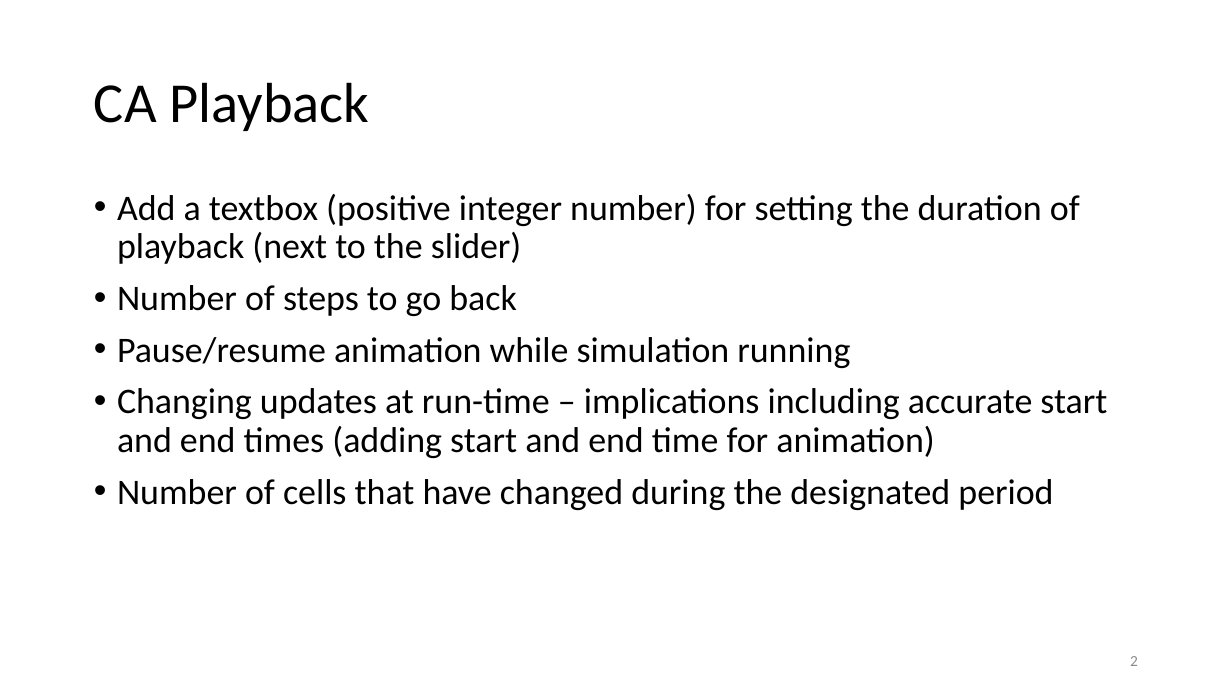
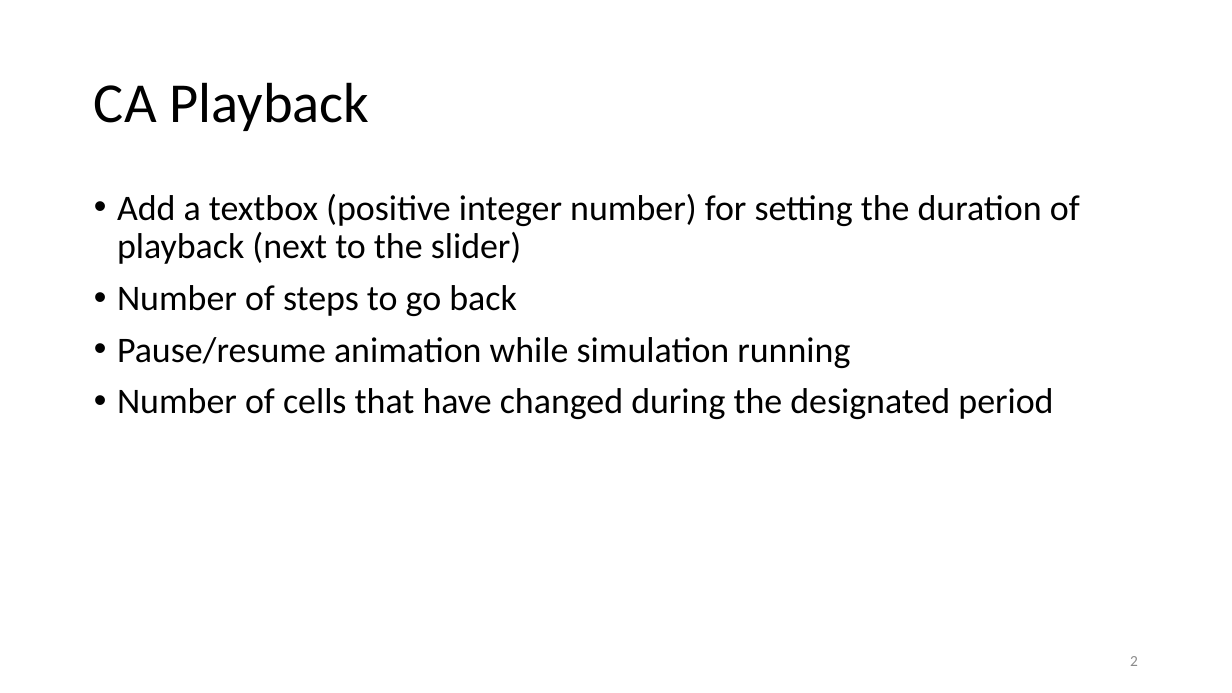
Before and after one commit to imchaozhang/DEVS-CA-3.1, a slide deck: slide 2 of CA M&S in DEVS-Suite Simulator v1.pptx. Drawn at 1232x693 pixels with LibreOffice and Linux fonts; fonts in the diff are those of the drawing. Boxes give left, top, right and bottom in pixels: in the first picture for what was removed or moved away, otherwise in the second. Text is boxed around its words. In the diff, an @@ line names an element or a change of style, - is before the commit and + after.

```diff
--- a/CA M&S in DEVS-Suite Simulator v1.pptx
+++ b/CA M&S in DEVS-Suite Simulator v1.pptx
@@ text at <box>117,388,1107,458</box>: paragraph removed @@
-• Changing updates at run-time – implications including accurate start and end times (adding start and end time for animation)
```
Also in this commit, not shown: 5 other slides changed.
